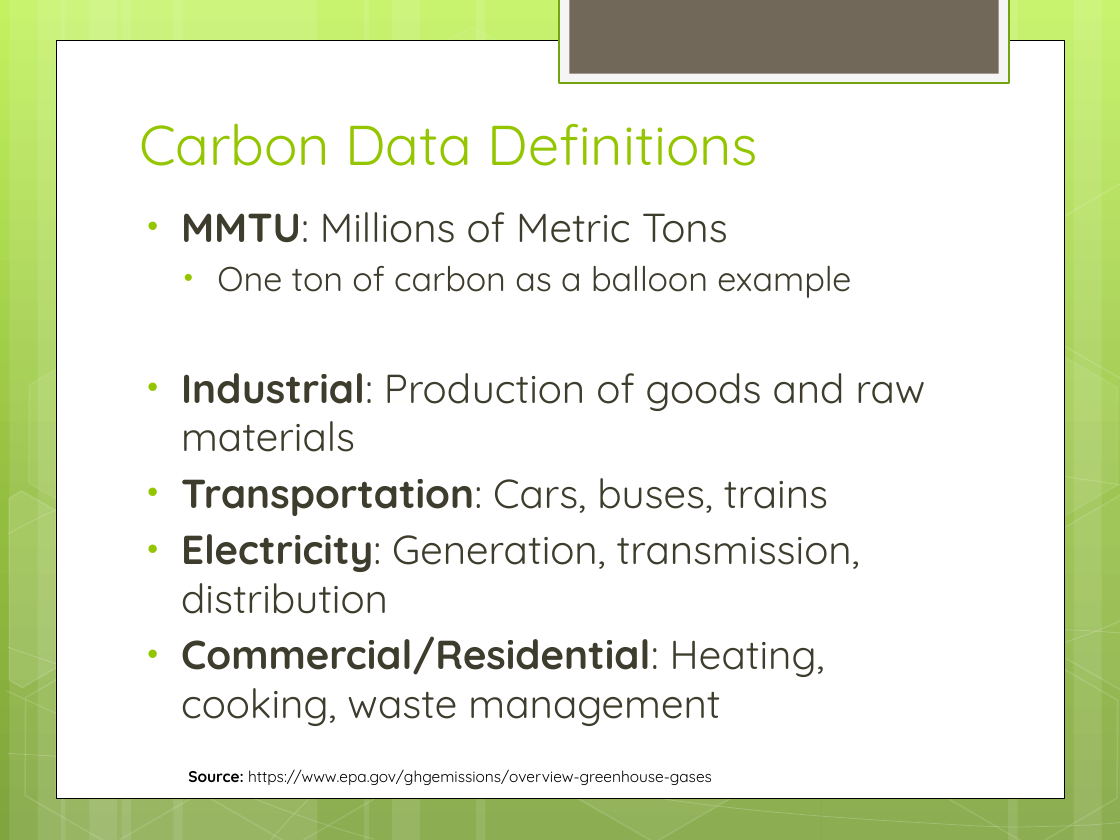
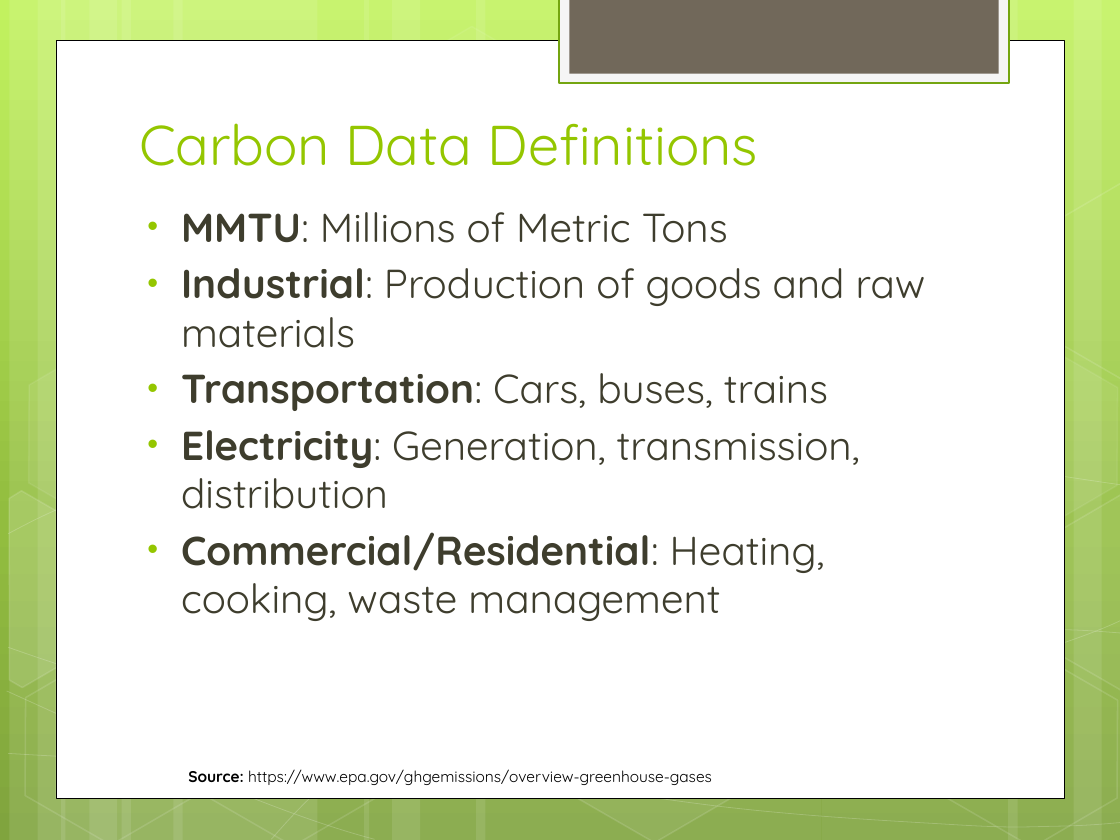
Before and after one commit to chetan1974/SEIS632-DataVisualizationProject, a slide deck: slide 2 of Carbon Emissions.pptx. Drawn at 1120x840 pixels with LibreOffice and Linux fonts; fonts in the diff are those of the drawing. Boxes give left, top, right and bottom in pixels: in the first picture for what was removed or moved away, otherwise in the second. Text is boxed around its words. In the diff, an @@ line names an element or a change of style, - is before the commit and + after.

```diff
--- a/Carbon Emissions.pptx
+++ b/Carbon Emissions.pptx
@@ text at (217,265,851,298): paragraph removed @@
-  • One ton of carbon as a balloon example
```
Also in this commit, not shown: 1 other slide changed, 1 other file.
